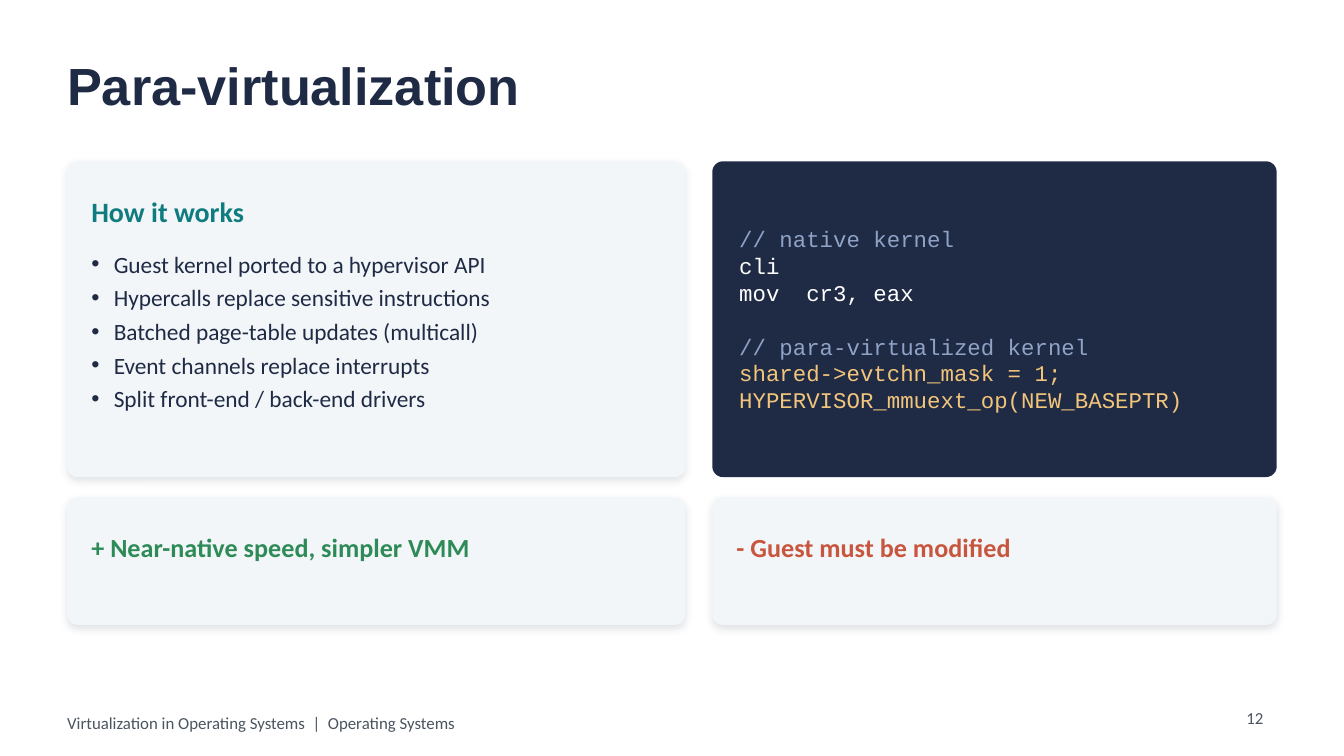
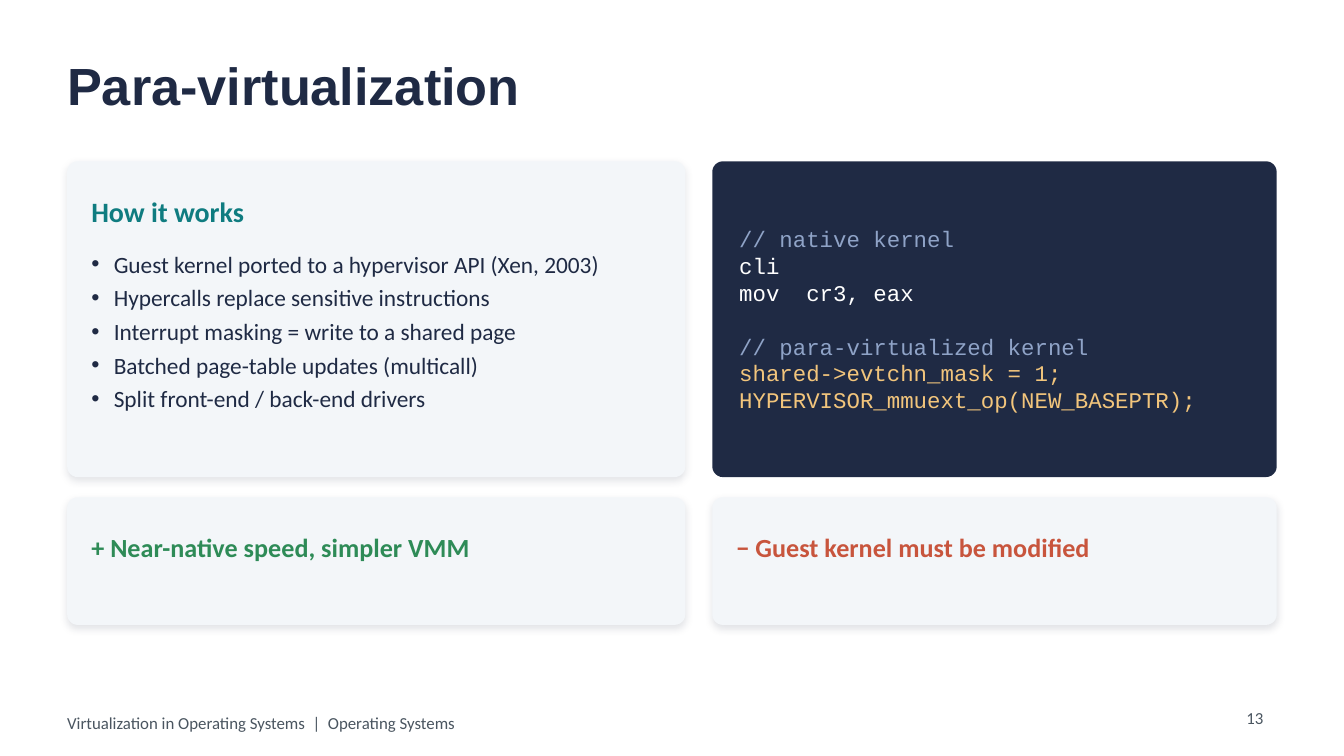
Before and after one commit to aliyassine22/OS-Virtualization, a slide deck: slide 13 of presentation/powerpoint/Virtualization_in_OS.pptx (slide 12 before the commit). Drawn at 1344x756 pixels with LibreOffice and Linux fonts; fonts in the diff are those of the drawing. Boxes give left, top, right and bottom in pixels: in the first picture for what was removed or moved away, otherwise in the second. Text is boxed around its words. In the diff, an @@ line names an element or a change of style, - is before the commit and + after.

```diff
--- a/presentation/powerpoint/Virtualization_in_OS.pptx
+++ b/presentation/powerpoint/Virtualization_in_OS.pptx
@@ text at <box>114,256,598,277</box>: text changed @@
-• Guest kernel ported to a hypervisor API
+• Guest kernel ported to a hypervisor API (Xen, 2003)
@@ text at <box>114,323,516,344</box>: paragraph added @@
+• Interrupt masking = write to a shared page
@@ text at <box>114,357,429,378</box>: paragraph removed @@
-• Event channels replace interrupts
@@ text at <box>739,392,1196,413</box>: text changed @@
-HYPERVISOR_mmuext_op(NEW_BASEPTR)
+HYPERVISOR_mmuext_op(NEW_BASEPTR);
@@ text at <box>755,538,1090,557</box>: text changed @@
-- Guest must be modified
+− Guest kernel must be modified
@@ page number at <box>1246,713,1263,724</box>: text changed @@
-12
+13
```
Also in this commit, not shown: 13 other slides changed, 2 slides added, 16 other files.
